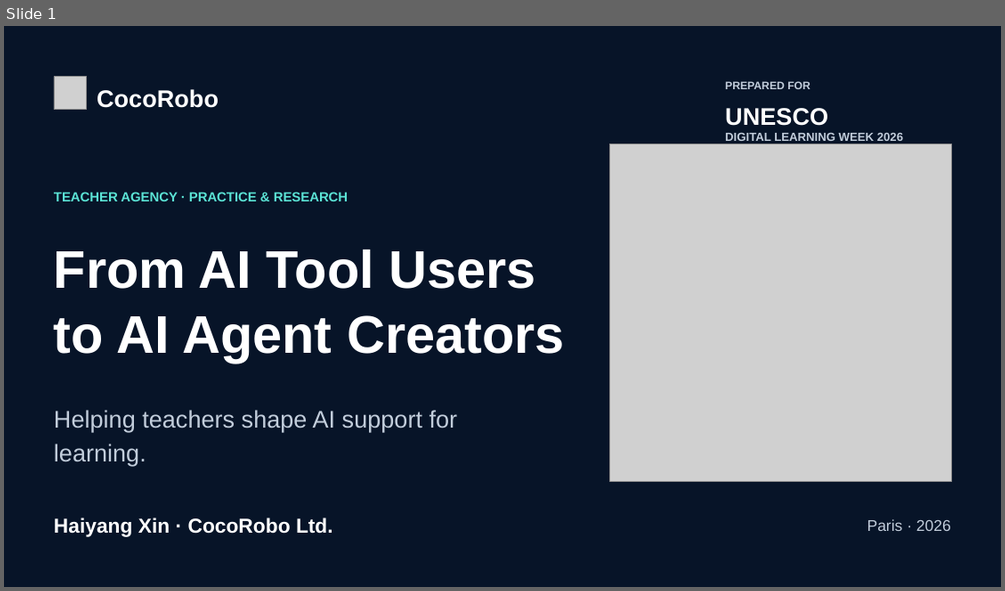
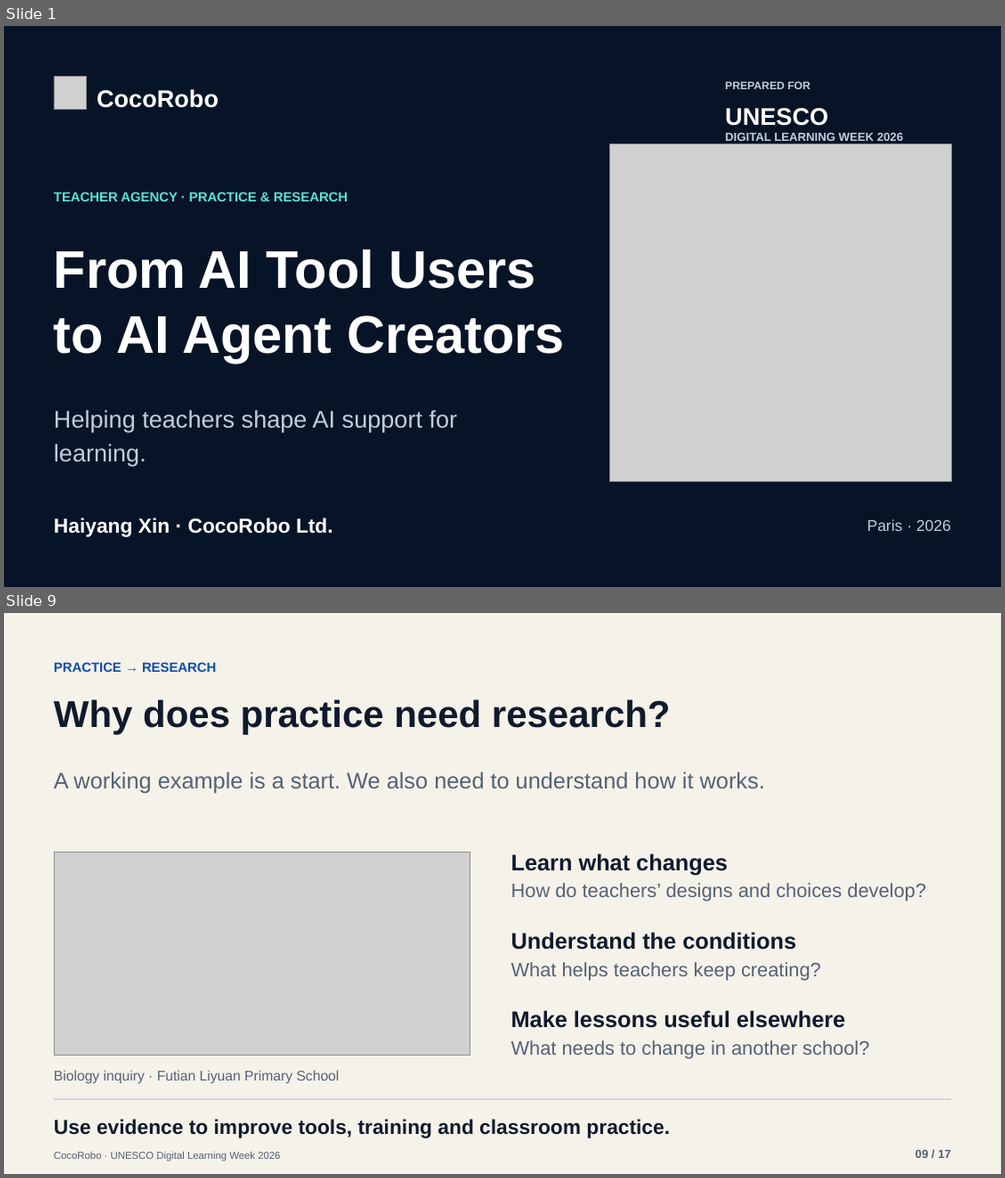
Before and after one commit to tonyxinvip/slides, a slide deck: teacher-agent-creators-10min/downloads/UNESCO_Teacher_AI_Agents_EN.pptx. Shown one above the other, each under a label of ours: slide 1 before the commit, slides 1 and 9 after it; the slides between them are not shown. The pictures are 1005x591 and 1005x1178 pixels, drawn with LibreOffice and Linux fonts; fonts in the diff are those of the drawing; grey boxes stand for pictures. Boxes give left, top, right and bottom in pixels: in the first picture for what was removed or moved away, otherwise in the second. Text is boxed around its words. In the diff, an @@ line names an element or a change of style, - is before the commit and + after.

Commit message:
Expand UNESCO talk to 17 slides with Guangdong policy, research rationale, timeline and four-partner RPP model

```diff
--- a/teacher-agent-creators-10min/downloads/UNESCO_Teacher_AI_Agents_EN.pptx
+++ b/teacher-agent-creators-10min/downloads/UNESCO_Teacher_AI_Agents_EN.pptx
@@ slide 9 added at <box>4,613,1001,1174</box>, background #F5F2EA @@
@@ text added at <box>54,662,216,672</box>, 12.8 pt, text #0D4DAA, bold @@
+PRACTICE → RESEARCH
@@ text added at <box>54,699,671,734</box>, 36 pt, text #101A2C, bold @@
+Why does practice need research?
@@ text added at <box>54,771,765,793</box>, 21.8 pt, text #556175 @@
+A working example is a start. We also need to understand how it works.
@@ picture added at <box>54,852,469,1055</box> @@
@@ text added at <box>511,853,728,875</box>, 21.8 pt, text #101A2C, bold @@
+Learn what changes
@@ text added at <box>511,883,926,901</box>, 18.8 pt, text #556175 @@
+How do teachers’ designs and choices develop?
@@ text added at <box>511,932,796,949</box>, 21.8 pt, text #101A2C, bold @@
+Understand the conditions
@@ text added at <box>511,962,821,981</box>, 18.8 pt, text #556175 @@
+What helps teachers keep creating?
@@ text added at <box>511,1010,845,1028</box>, 21.8 pt, text #101A2C, bold @@
+Make lessons useful elsewhere
@@ text added at <box>511,1040,869,1059</box>, 18.8 pt, text #556175 @@
+What needs to change in another school?
@@ text added at <box>54,1070,340,1084</box>, 13.5 pt, text #556175 @@
+Biology inquiry · Futian Liyuan Primary School
@@ rectangle added at <box>54,1098,952,1100</box>, fill #CFD6DD @@
@@ text added at <box>54,1119,670,1138</box>, 19.5 pt, text #101A2C, bold @@
+Use evidence to improve tools, training and classroom practice.
@@ text added at <box>54,1151,280,1161</box>, 9.8 pt, text #556175 @@
+CocoRobo · UNESCO Digital Learning Week 2026
@@ text added at <box>915,1150,951,1158</box>, 11.2 pt, text #556175, bold @@
+09 / 17
```
Also in this commit, not shown: 11 slides changed, 3 other slides added, 2 slides removed, 10 other files.
